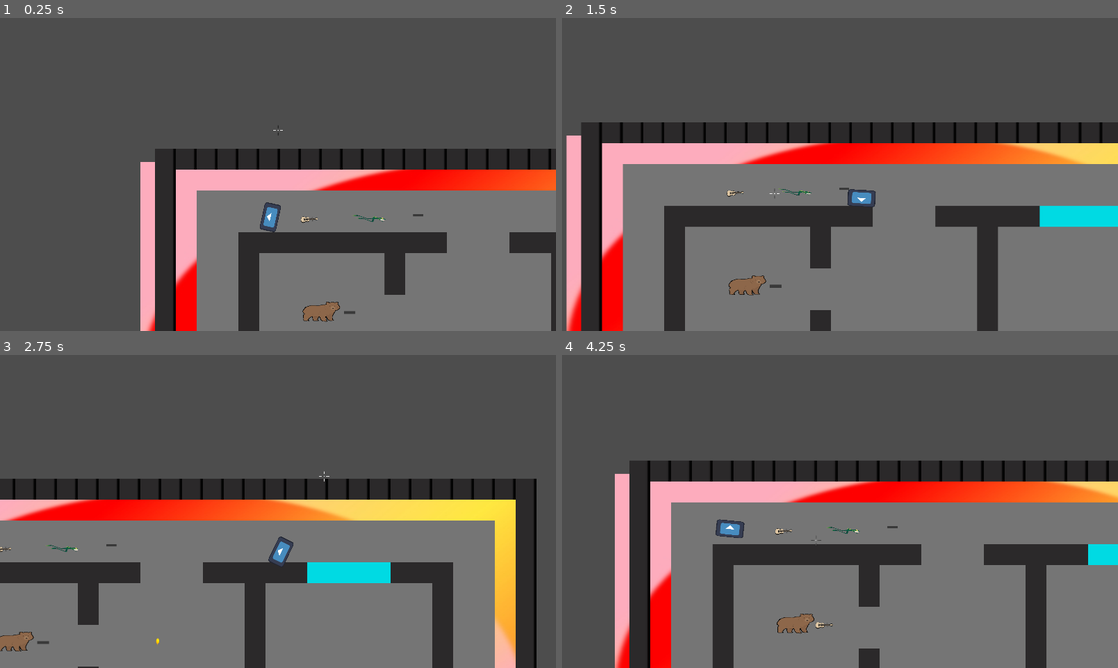
Above: before the commit, frames 1-4 (two rows, left to right).
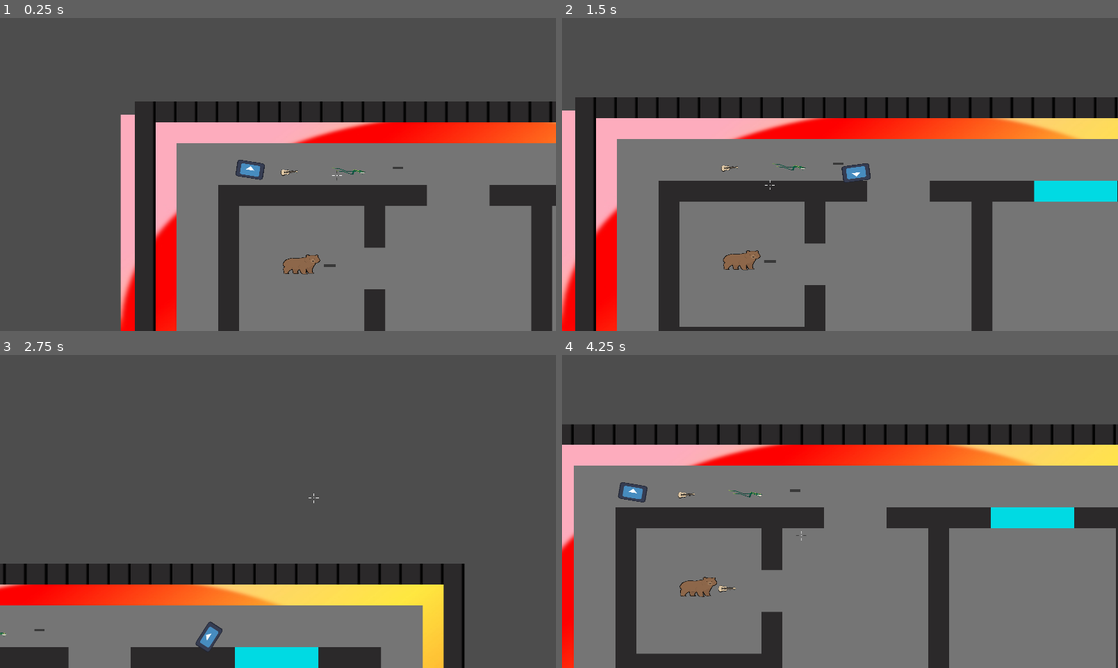
Above: after the commit, the same moments.

Repository: jceja3936/Speedial-Phoenix
Game: Godot game, scene res://scenes/Lvl1.tscn
The game is run twice, just before and just after one commit, with the same random seed, the same clock (stepped at 60 frames per second) and the same inputs. The engine's default icon, where the game draws it, is replaced by a stand-in: a white triangle on a blue panel in a dark square.
Inputs (mouse positions are in pixels of both pictures, inside the frame that each line leads up to):
- Up to frame 1 (0.25 s): no input
- Up to frame 2 (1.5 s): move the mouse to (962, 158) at 0.52 s; hold Right (Right) 0.53-1.28 s; hold Right mouse button (extendCam, bound only after the commit) 0.53-1.28 s; move the mouse to (728, 190) at 1.27 s; hold S (Down) from 1.28 s (still down); tap Shift (Drop) at 1.35 s
- Up to frame 3 (2.75 s): right-click (166, 527) at 1.55 s; move the mouse to (333, 442) at 2.02 s; release S (Down) at 2.03 s; hold Right (Right) from 2.03 s (still down); hold Right mouse button (extendCam, bound only after the commit) from 2.03 s (still down); tap F (Pick up) at 2.1 s
- Up to frame 4 (4.25 s): move the mouse to (812, 574) at 2.77 s; release Right (Right) at 2.78 s; release Right mouse button (extendCam, bound only after the commit) at 2.78 s; hold W (Up) 2.78-3.53 s; click (812, 574) at 2.85 s; right-click (812, 574) at 3.05 s; move the mouse to (1006, 558) at 3.52 s; hold Left (Left) from 3.53 s (still down); hold Right mouse button (extendCam, bound only after the commit) from 3.53 s (still down); tap Space (Respawn) at 4.15 s

The runs differ from the first frame. In frame 1, 39% of the frame differs, in the area x 21-100%, y 26-100%; in frame 2, 36%; in frame 3, 45%; in frame 4, 50%, in the area x 0-100%, y 22-100%.

Commit message:
Enemy touch up and extend cam
Small functionality and code improvements

Diff:
--- a/speedialChicago/camera_2d.gd
+++ b/speedialChicago/camera_2d.gd
@@ -1,25 +1,30 @@
 extends Camera2D
 
 @export var player: CharacterBody2D
-var cameFollow = true
+var cameFollow = 0
 
 # Called every frame. 'delta' is the elapsed time since the previous frame.
 
-func setCam(yes: bool):
-	cameFollow = yes
+func setCam(type: int):
+	cameFollow = type
 
 func _process(_delta: float) -> void:
 	var mouse_pos = get_global_mouse_position()
 	var player_pos = player.get_global_position()
 
-	if cameFollow:
-		position = lerp(position, (player_pos + Vector2(100, 0).rotated(get_angle_to(mouse_pos))), .2)
-		$Cursors.position = player_pos
-		$Cursors.offset = Vector2(800, 0).rotated(get_angle_to(mouse_pos))
-	else:
-		position = lerp(position, player_pos, .4)
-		$Cursors.position = mouse_pos
-		$Cursors.offset = Vector2.ZERO
+	match cameFollow:
+		0:
+			position = lerp(position, (player_pos + Vector2(100, 0).rotated(get_angle_to(mouse_pos))), .2)
+			$Cursors.position = player_pos
+			$Cursors.offset = Vector2(800, 0).rotated(get_angle_to(mouse_pos))
+		1:
+			position = lerp(position, player_pos, .4)
+			$Cursors.position = mouse_pos
+			$Cursors.offset = Vector2.ZERO
+		2:
+			position = lerp(position, (player_pos + Vector2(750, 0).rotated(get_angle_to(mouse_pos))), .1)
+			$Cursors.position = player_pos
+			$Cursors.offset = Vector2(1600, 0).rotated(get_angle_to(mouse_pos))
 
 
 	if Input.is_action_just_pressed("Respawn") and player.get("dead") == true:
--- a/speedialChicago/enemy.gd
+++ b/speedialChicago/enemy.gd
@@ -105,15 +105,13 @@
 			rotation = to
 			to = global_rotation
 
-	#Raycays to their position
-	ray.target_position = ray.to_local(player_pos)
-	ray.force_raycast_update()
-
 	#If the raycast hit anything,
 	if global_position.distance_to(player_pos) < distance or lastKnown != null:
 		takeAlook(player_pos)
 
 func takeAlook(playPos: Vector2):
+	ray.target_position = ray.to_local(playPos)
+	ray.force_raycast_update()
 	ray.target_position = ray.to_local(playPos)
 	ray.force_raycast_update()
 	if ray.is_colliding():
@@ -153,8 +151,9 @@
 
 
 func attackPlayer() -> bool:
-	await get_tree().create_timer(.5).timeout
-	if canFire and ammo > 0:
+	await get_tree().create_timer(.4).timeout
+	var collider = ray.get_collider()
+	if collider == player and canFire and ammo > 0:
 		fire()
 		ammo -= 1
 
--- a/speedialChicago/player.gd
+++ b/speedialChicago/player.gd
@@ -34,11 +34,17 @@
 	if Input.is_action_just_pressed("esc") and cameFollow:
 		Input.set_mouse_mode(Input.MOUSE_MODE_VISIBLE)
 		cameFollow = false
-		cam.setCam(false)
+		cam.setCam(1)
 	elif Input.is_action_just_pressed("esc") and !cameFollow:
 		Input.set_mouse_mode(Input.MOUSE_MODE_CONFINED_HIDDEN)
 		cameFollow = true
-		cam.setCam(true)
+		cam.setCam(0)
+
+	if Input.is_action_pressed("extendCam") and cameFollow:
+		cam.setCam(2)
+
+	if Input.is_action_just_released("extendCam"):
+		cam.setCam(0)
 
 	if dead:
 		return
--- a/speedialChicago/project.godot
+++ b/speedialChicago/project.godot
@@ -78,6 +78,11 @@
 "events": [Object(InputEventKey,"resource_local_to_scene":false,"resource_name":"","device":-1,"window_id":0,"alt_press …(195 unchanged characters)…
 ]
 }
+extendCam={
+"deadzone": 0.2,
+"events": [Object(InputEventMouseButton,"resource_local_to_scene":false,"resource_name":"","device":-1,"window_id":0,"alt_pressed":false,"shift_pressed":false,"ctrl_pressed":false,"meta_pressed":false,"button_mask":2,"position":Vector2(338, 23),"global_position":Vector2(357, 119),"factor":1.0,"button_index":2,"canceled":false,"pressed":true,"double_click":false,"script":null)
+]
+}
 
 [rendering]
 
--- a/speedialChicago/scenes/Lvl1.tscn
+++ b/speedialChicago/scenes/Lvl1.tscn
@@ -123,7 +123,6 @@
 
 [node name="Camera2D" type="Camera2D" parent="." node_paths=PackedStringArray("player")]
 position = Vector2(936, -188)
-offset = Vector2(0, -100)
 zoom = Vector2(0.75, 0.75)
 script = ExtResource("7_g2rpt")
 player = NodePath("../Player")
